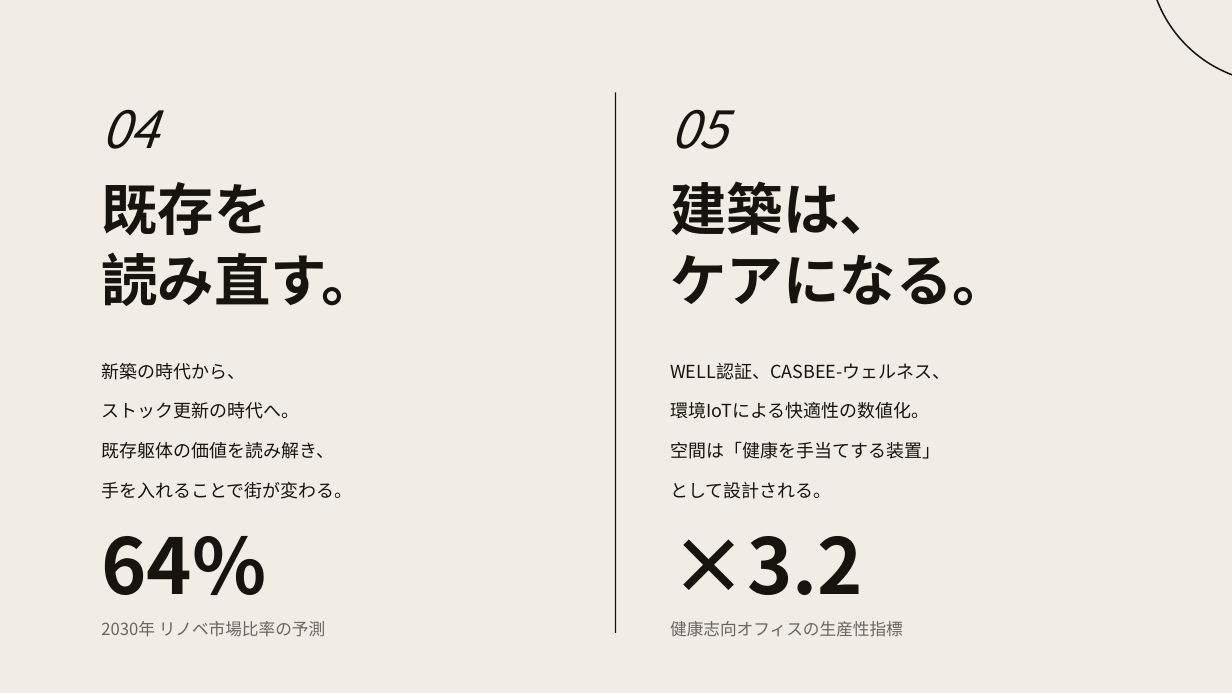
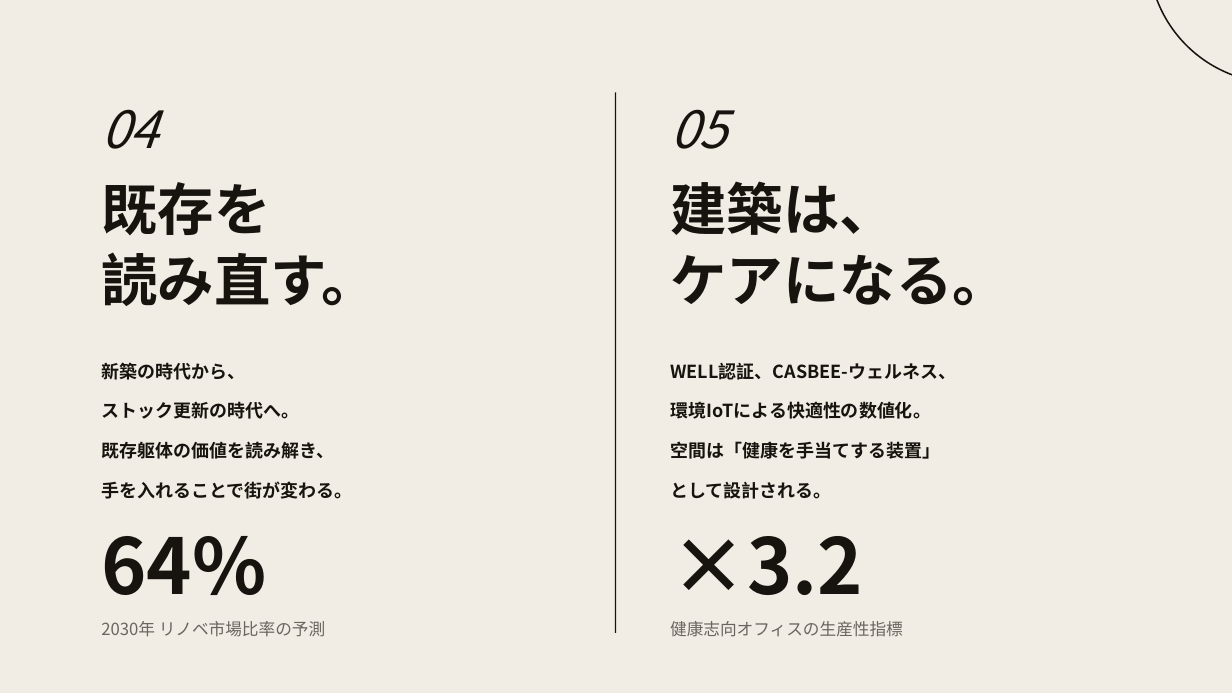
Before and after one commit to horihorihorihorichiz/-, a slide deck: slide 6 of slides/exports/architecture2026_text.pptx. Drawn at 1232x693 pixels with LibreOffice and Linux fonts; fonts in the diff are those of the drawing. Boxes give left, top, right and bottom in pixels: in the first picture for what was removed or moved away, otherwise in the second. Text is boxed around its words. In the diff, an @@ line names an element or a change of style, - is before the commit and + after.

```diff
--- a/slides/exports/architecture2026_text.pptx
+++ b/slides/exports/architecture2026_text.pptx
@@ text "新築の時代から、" at [101, 362, 352, 499]: bold on @@
@@ text "WELL認証、CASBEE-ウェルネス、" at [670, 363, 956, 499]: bold on @@
```
Also in this commit, not shown: 4 other slides changed, 1 other file.
